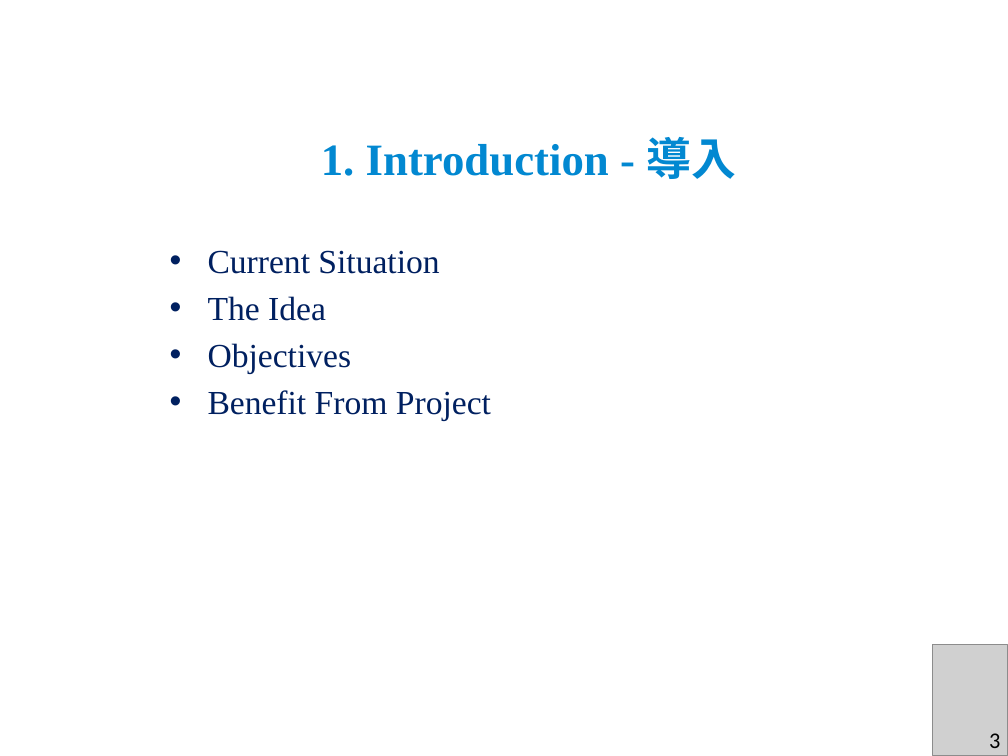
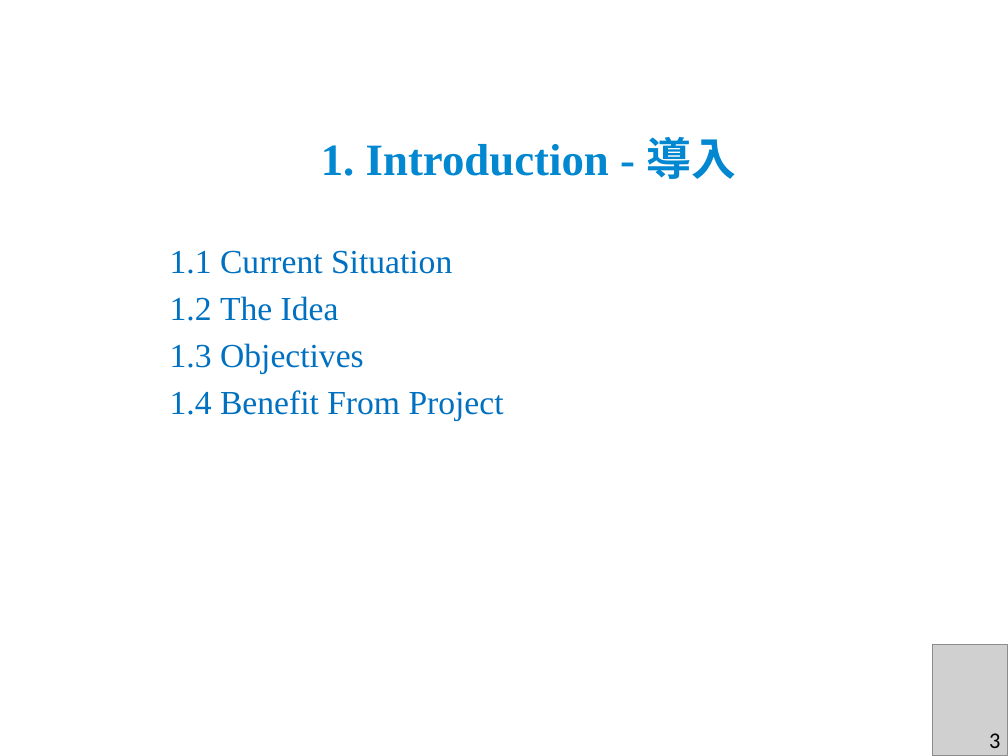
Before and after one commit to sangnvus/2015FALLJS01, a slide deck: slide 6 of WIP/Documents/Report 6/DDL_Slide_v1.1.pptx. Drawn at 1008x756 pixels with LibreOffice and Linux fonts; fonts in the diff are those of the drawing; grey boxes stand for pictures; background and template pictures are left out. Boxes give left, top, right and bottom in pixels: in the first picture for what was removed or moved away, otherwise in the second. Text is boxed around its words. In the diff, an @@ line names an element or a change of style, - is before the commit and + after.

```diff
--- a/WIP/Documents/Report 6/DDL_Slide_v1.1.pptx
+++ b/WIP/Documents/Report 6/DDL_Slide_v1.1.pptx
@@ text at <box>170,250,504,420</box>: text changed; text colour #002060 to #0070C0 @@
-• Current Situation
-• The Idea
-• Objectives
-• Benefit From Project
+1.1 Current Situation
+1.2 The Idea
+1.3 Objectives
+1.4 Benefit From Project
```
Also in this commit, not shown: 30 other slides changed, 1 slide added.
